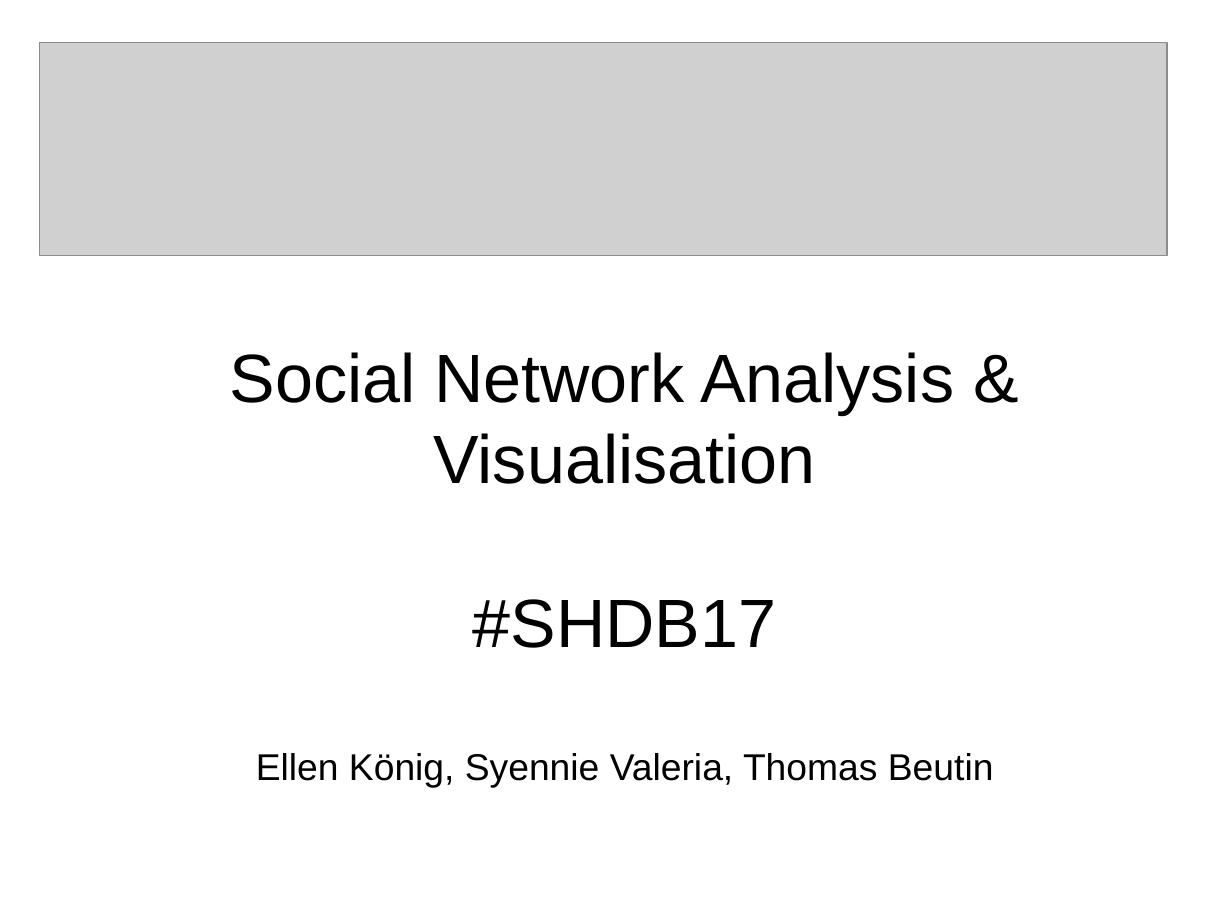
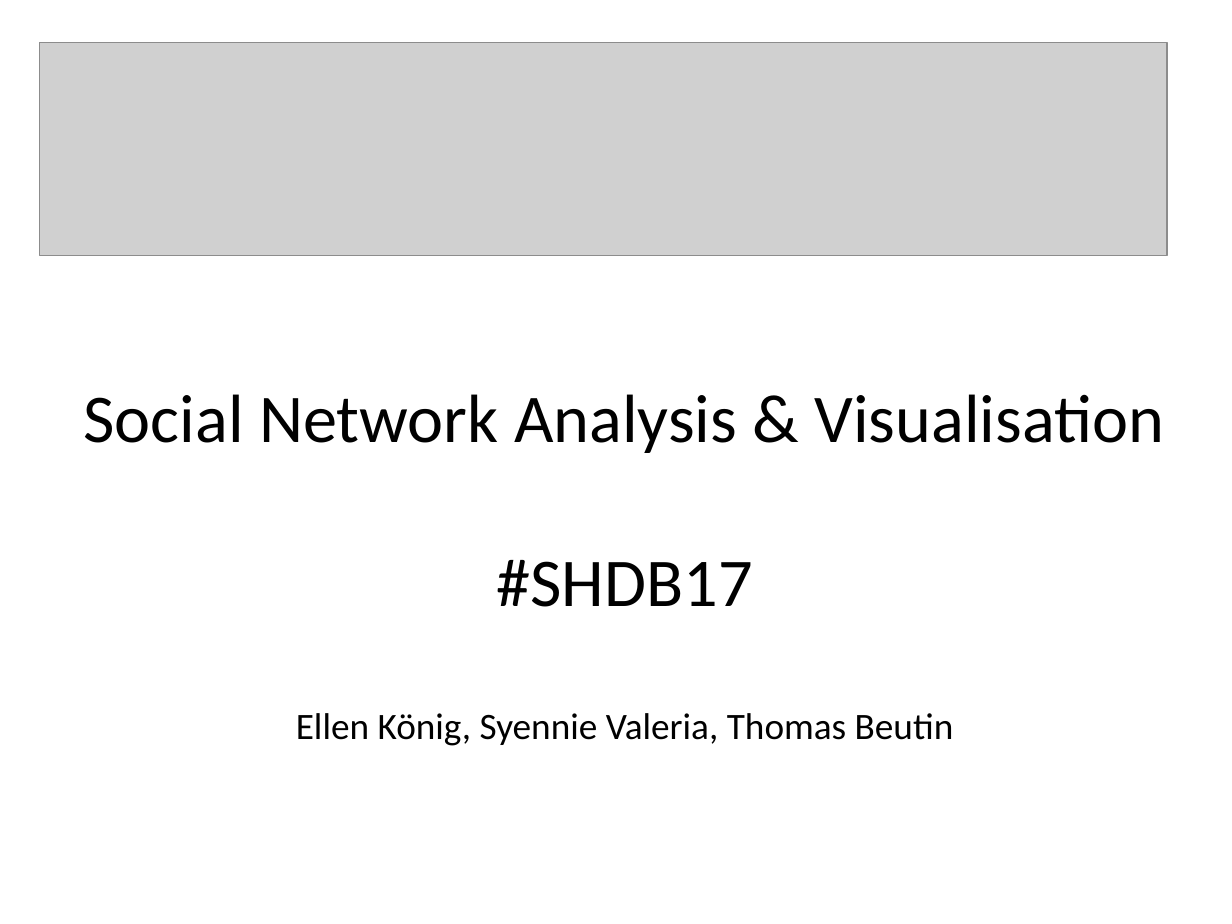
Before and after one commit to ellenkoenig/we-are-not-alone, a slide deck: slide 1 of closing presentation.pptx. Drawn at 1232x924 pixels with LibreOffice and Linux fonts; fonts in the diff are those of the drawing; grey boxes stand for pictures. Boxes give left, top, right and bottom in pixels: in the first picture for what was removed or moved away, otherwise in the second. Text is boxed around its words. In the diff, an @@ line names an element or a change of style, - is before the commit and + after.

```diff
--- a/closing presentation.pptx
+++ b/closing presentation.pptx
@@ title "Social Network Analysis & Visualisation ..." at <box>84,394,1165,746</box>: font Arial to Calibri @@
```
Also in this commit, not shown: 1 other slide changed, 1 slide added, 1 slide removed, 1 other file.
